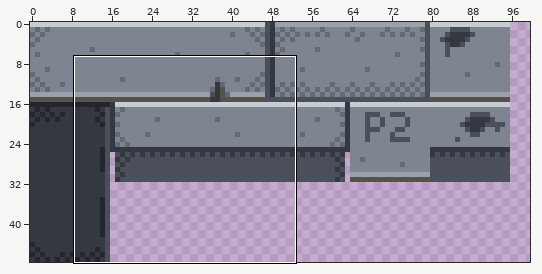
Pixel-art file, stored at art/aseprite/garage-tile.aseprite. The picture above shows the old version from afar; the outline marks the close-up.
Close-up. Before the commit:
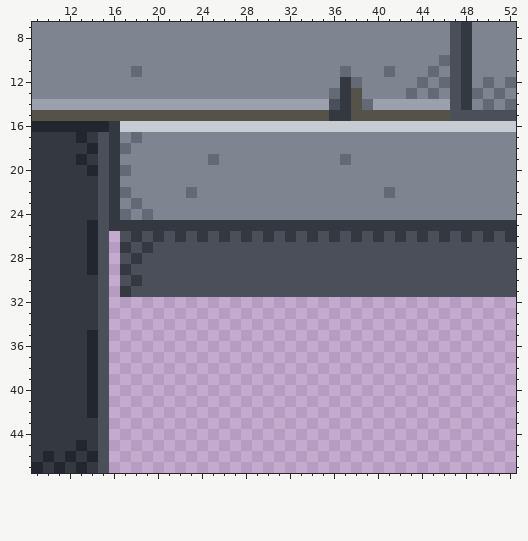
128x48 pixels, 1 frame. Shown: x 9..52, y 7..47. The wide view leaves out empty margins.
After the commit:
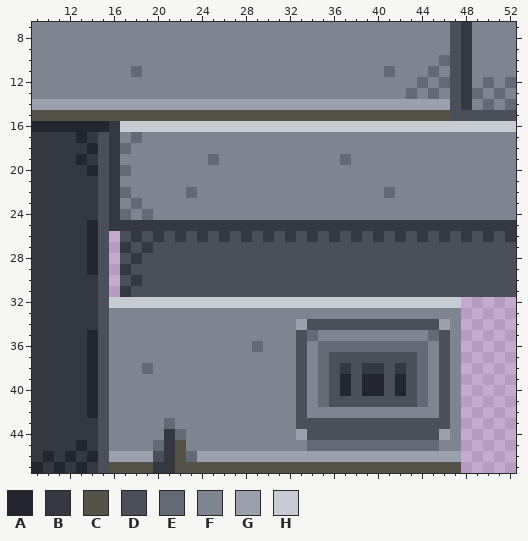
Palette (. is transparent): A #23262e  B #343841  C #55524a  D #4a4f59  E #636a75  F #7e8591  G #9aa1ac  H #c7cbd2
From old to new:
Layer "Layer 2 #3":
The author put colour A in rows 39 to 40 at x 37, 39 to 40 and 42.
The author put colour B in row 38 at x 37, 39 to 40 and 42; in rows 44 to 46 at x 21; in row 47 at x 20 to 21.
The author put colour C in rows 45 to 46 at x 22; in row 47 at x 16 to 19 and 22 to 47.
Colour B becomes colour C in row 15 at x 36 to 37.
The author put colour D in row 34 at x 34 to 45; in rows 35 to 36 at x 33 and 46; in row 37 at x 33, 36 to 43 and 46; in rows 38 to 40 at x 33, 36, 38, 41, 43 and 46; in row 41 at x 33, 36 to 43 and 46; in row 42 at x 33 and 46.
The author put colour D in row 43 at x 33 to 46; in row 44 at x 34 to 45; in row 46 at x 20.
The author put colour E in row 35 at x 34 and 45; in row 36 at x 29 and 35 to 44; in row 37 at x 35 and 44; in row 38 at x 19, 35 and 44; in rows 39 to 41 at x 35 and 44; in row 43 at x 21.
The author put colour E in row 44 at x 22; in row 45 at x 20 and 34 to 45; in row 46 at x 23.
The author put colour F in row 33 at x 16 to 47; in row 34 at x 16 to 32 and 47; in row 35 at x 16 to 32, 35 to 44 and 47; in row 36 at x 16 to 28, 30 to 32, 34, 45 and 47; in row 37 at x 16 to 32, 34, 45 and 47; in row 38 at x 16 to 18, 20 to 32, 34, 45 and 47.
The author put colour F in rows 39 to 41 at x 16 to 32, 34, 45 and 47; in row 42 at x 16 to 32, 34 to 45 and 47; in row 43 at x 16 to 20, 22 to 32 and 47; in row 44 at x 16 to 20, 23 to 32 and 47; in row 45 at x 16 to 19, 23 to 33 and 46 to 47.
Colour B becomes colour F in rows 12 to 13 at x 37.
Colour C becomes colour F in row 13 at x 38.
Colour E becomes colour F in row 11 at x 37; in row 12 at x 38; in row 13 at x 36.
The author put colour G in row 34 at x 33 and 46; in row 44 at x 33 and 46; in row 46 at x 16 to 19 and 24 to 47.
Colour B becomes colour G in row 14 at x 37.
Colour C becomes colour G in row 14 at x 38.
Colour D becomes colour G in row 14 at x 36.
Colour E becomes colour G in row 14 at x 39.
The author put colour H in row 32 at x 16 to 47.
Boxes around the changes in both close-ups, in picture pixels (x1, y1, x2, y2):
changed: (329, 66, 373, 121)
added: (109, 297, 461, 473)
